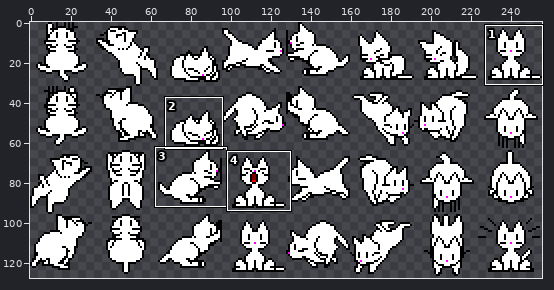
Sprite sheet: onekoskins/default.png. Above: a wide view before the commit, with the close-up outlined.
Close-up. As it was:
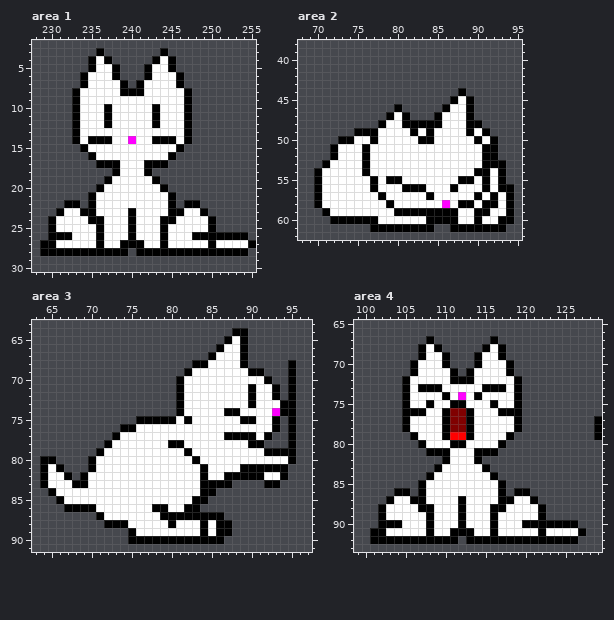
The file is 256x128 pixels. Colours within 5 levels of each other are drawn and written as one. Shown: area 1: x 228..255, y 2..30; area 2: x 68..95, y 38..62; area 3: x 63..97, y 63..91; area 4: x 99..129, y 65..93. The commit also changed other parts of the picture, which this record leaves out.
Now the later version:
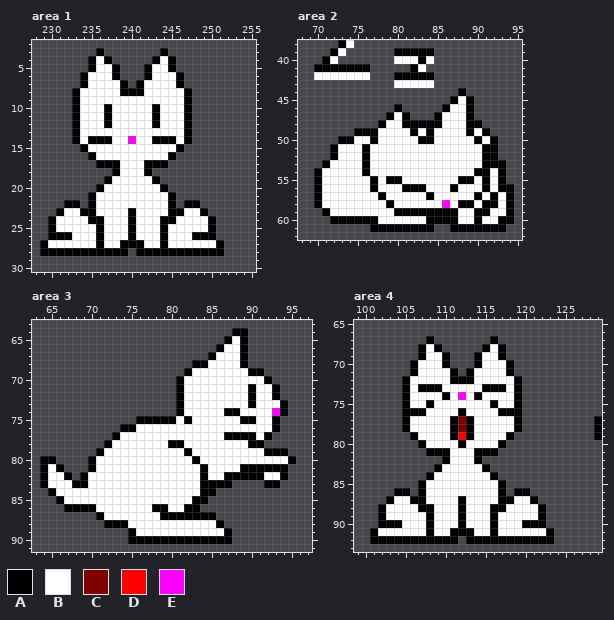
Palette (. is transparent): A #000000  B #ffffff  C #800000  D #ff0000  E #ff00ff
Changes in this commit:
Area 1:
Colour B becomes colour A in row 27 at x 251.
Colour A becomes colour B in row 27 at x 230 and 250.
Colour A is gone in row 26 at x 251 to 254; in row 27 at x 255; in row 28 at x 252 to 254.
Colour B is gone in row 27 at x 252 to 254.
Area 2:
The author put colour A in row 38 at x 73; in row 39 at x 72 and 80 to 84; in row 40 at x 71 and 83; in row 41 at x 70 to 76 and 82; in row 42 at x 80 to 84.
The author put colour B in row 38 at x 74; in row 39 at x 73; in row 40 at x 72, 80 to 82 and 84; in row 41 at x 83; in row 42 at x 70 to 76; in row 43 at x 80 to 84.
Area 3:
The author put colour A in row 90 at x 87.
Colour A becomes colour B in row 88 at x 80 and 84; in row 89 at x 84 and 86.
Colour A is gone in rows 68 to 79 at x 95; in row 87 at x 86; in row 88 at x 87.
Area 4:
Colour B becomes colour A in row 91 at x 123.
Colour C becomes colour A in row 76 at x 112; in rows 77 to 78 at x 111.
Colour D becomes colour A in row 79 at x 111.
Colour A becomes colour B in row 75 at x 111 to 112; in row 76 at x 110 and 113; in rows 77 to 79 at x 110; in row 80 at x 111; in row 91 at x 102 and 122.
Colour C becomes colour B in row 76 at x 111.
Colour A is gone in row 90 at x 123 to 126; in row 91 at x 127; in row 92 at x 124 to 126.
Colour B is gone in row 91 at x 124 to 126.
